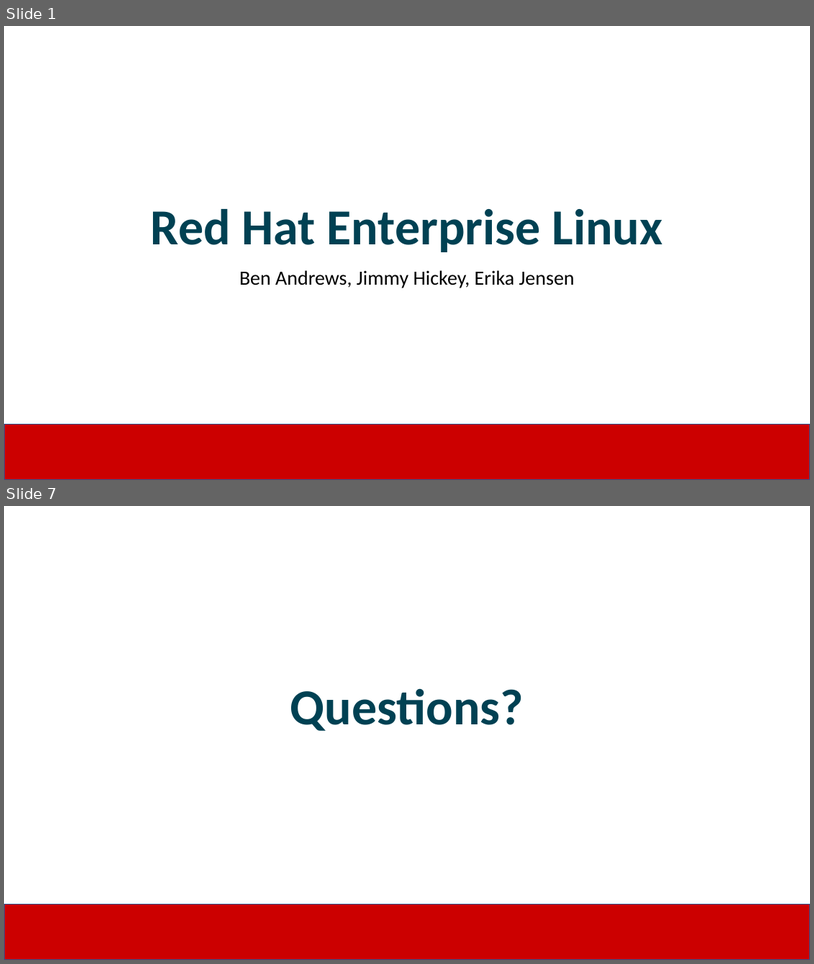
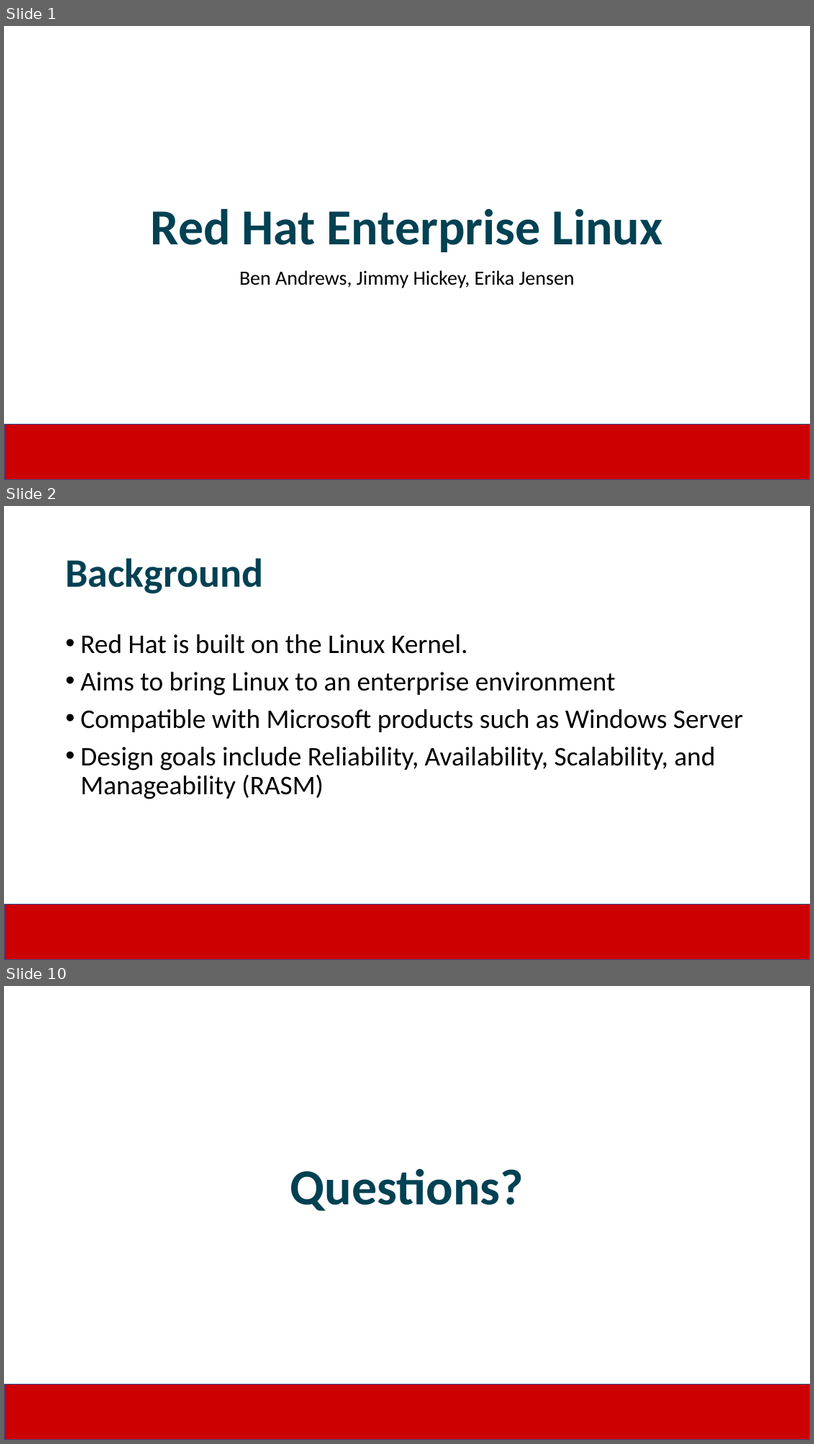
Before and after one commit to JimmyJHickey/Rambunctious-Homunculi, a slide deck: reports/RedHat_Presentation.pptx. Shown one above the other, each under a label of ours: slides 1 and 7 before the commit, slides 1, 2 and 10 after it; the slides between them are not shown. The pictures are 814x964 and 814x1444 pixels, drawn with LibreOffice and Linux fonts; fonts in the diff are those of the drawing; background and template pictures are left out. Boxes give left, top, right and bottom in pixels: in the first picture for what was removed or moved away, otherwise in the second. Text is boxed around its words. In the diff, an @@ line names an element or a change of style, - is before the commit and + after.

Commit message:
Added background info to presentation

```diff
--- a/reports/RedHat_Presentation.pptx
+++ b/reports/RedHat_Presentation.pptx
@@ slide 2 added at <box>4,506,810,960</box>, background #FFFFFF; not listed: 1 template element that a slide beside it also shows @@
@@ title added at <box>65,558,263,594</box>, 48 pt, text #004153, bold @@
+Background
@@ text added at <box>80,634,743,799</box>, 32 pt, text #000000 @@
+• Red Hat is built on the Linux Kernel.
+• Aims to bring Linux to an enterprise environment
+• Compatible with Microsoft products such as Windows Server
+• Design goals include Reliability, Availability, Scalability, and Manageability (RASM)
@@ what was slide 7 is now slide 10 @@
```
Also in this commit, not shown: 4 slides changed, 3 other slides added, 1 slide removed.
